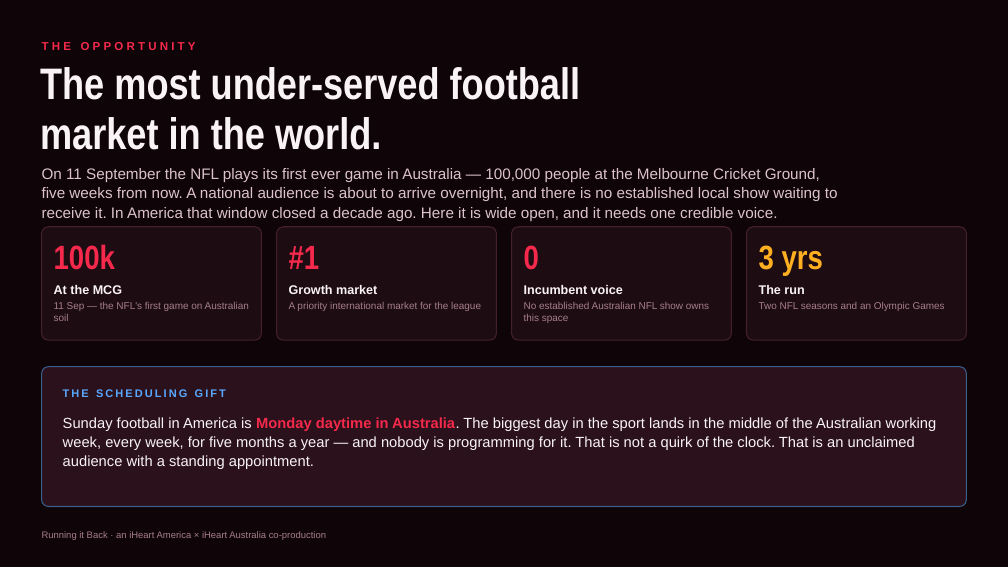
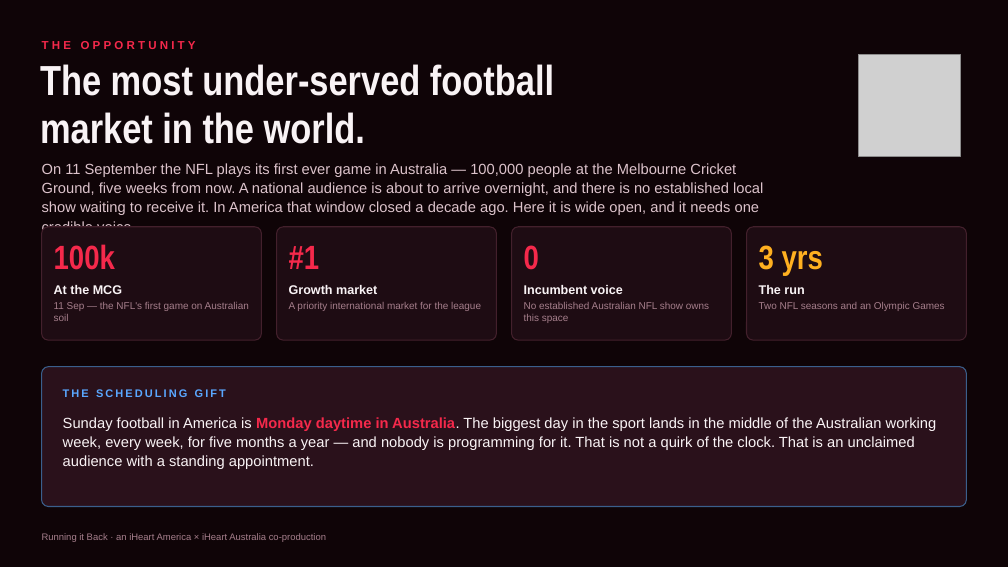
Before and after one commit to jvanders33/Armchair-NFL, a slide deck: slide 2 of pitch/Running-it-Back-Gurley.pptx. Drawn at 1008x567 pixels with LibreOffice and Linux fonts; fonts in the diff are those of the drawing; grey boxes stand for pictures. Boxes give left, top, right and bottom in pixels: in the first picture for what was removed or moved away, otherwise in the second. Text is boxed around its words. In the diff, an @@ line names an element or a change of style, - is before the commit and + after.

```diff
--- a/pitch/Running-it-Back-Gurley.pptx
+++ b/pitch/Running-it-Back-Gurley.pptx
@@ text "The most under-served football" at bbox=[40, 64, 554, 144]: size 42 to 40 pt @@
@@ picture added at bbox=[858, 54, 960, 157] @@
@@ text "On 11 September the NFL ..." at bbox=[42, 163, 763, 230]: size 14.5 to 14 pt @@
```
Also in this commit, not shown: 6 other slides changed, 1 slide added, 9 other files.
